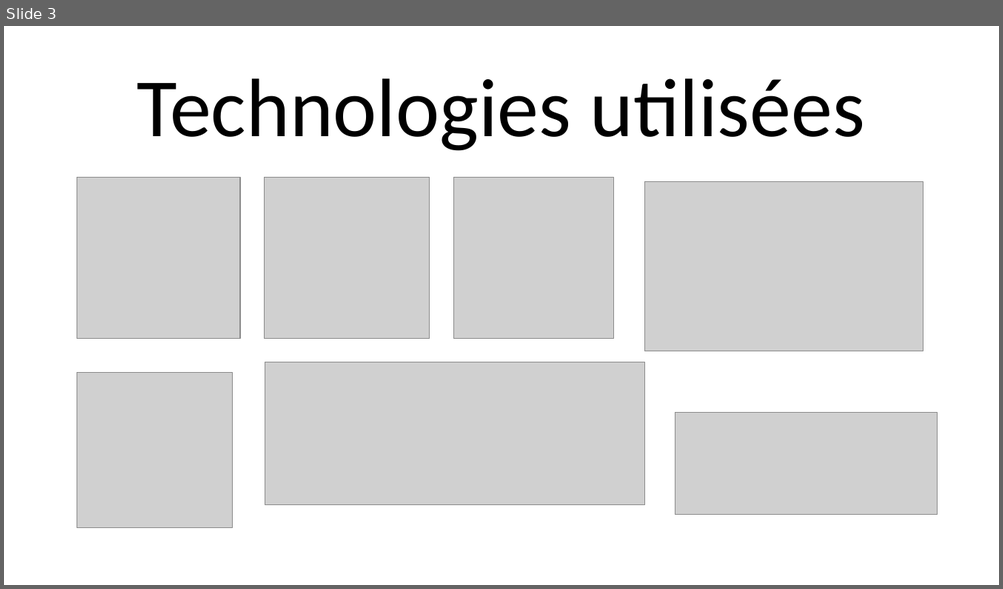
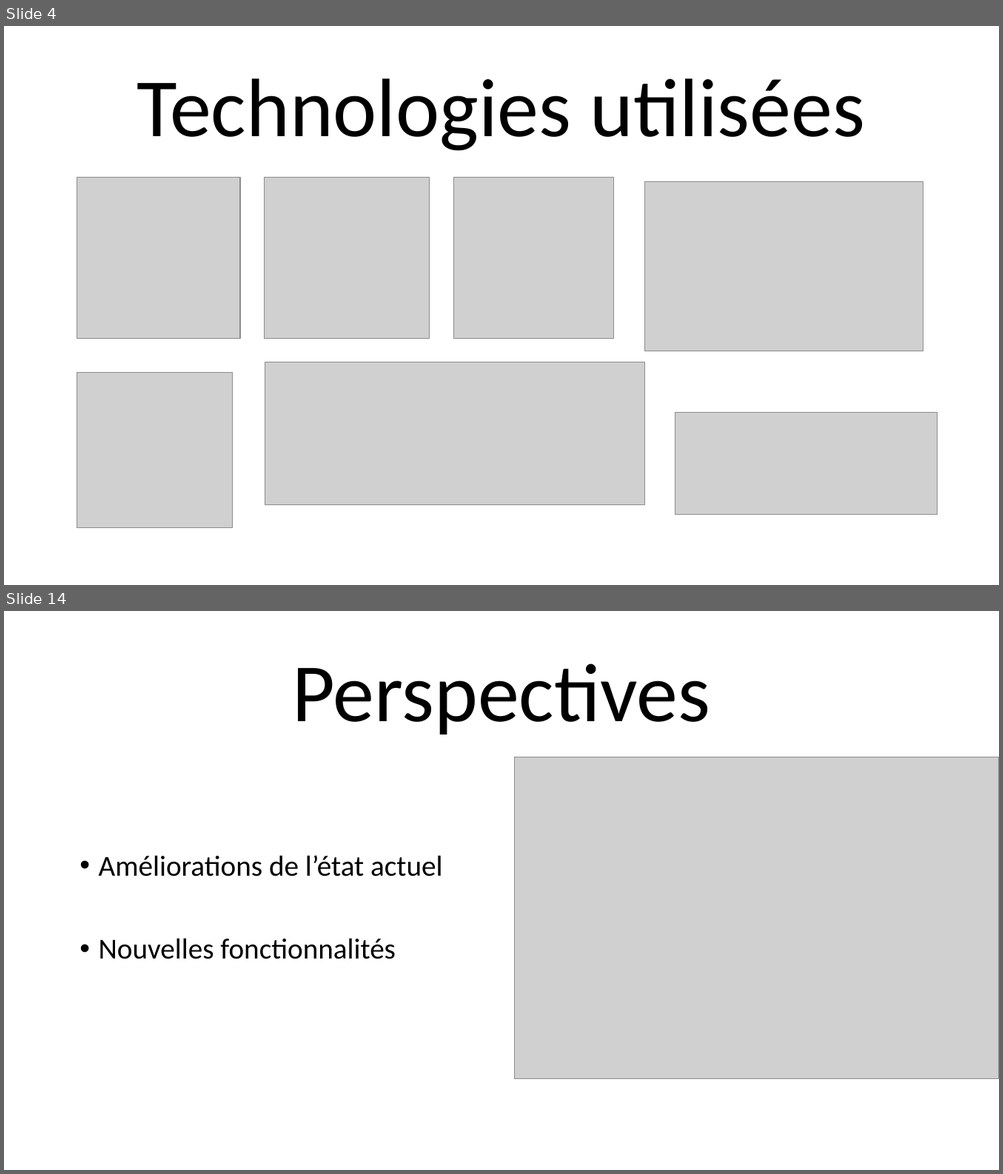
Before and after one commit to NicolasFuchs/SAS, a slide deck: Presentation/Presentation.pptx. Shown one above the other, each under a label of ours: slide 3 before the commit, slides 4 and 14 after it; the slides between them are not shown. The pictures are 1003x589 and 1003x1174 pixels, drawn with LibreOffice and Linux fonts; fonts in the diff are those of the drawing; grey boxes stand for pictures; background and template pictures are left out. Boxes give left, top, right and bottom in pixels: in the first picture for what was removed or moved away, otherwise in the second. Text is boxed around its words. In the diff, an @@ line names an element or a change of style, - is before the commit and + after.

```diff
--- a/Presentation/Presentation.pptx
+++ b/Presentation/Presentation.pptx
@@ slide 14 added at [4,611,999,1170], background picture (left out) @@
@@ title added at [292,664,710,735], 80 pt, text #000000 @@
+Perspectives
@@ picture added at [515,758,999,1079] @@
@@ text added at [99,855,442,960], 28 pt, text #000000 @@
+• Améliorations de l’état actuel
+• Nouvelles fonctionnalités
@@ what was slide 3 is now slide 4 @@
```
Also in this commit, not shown: 8 slides changed, 3 other slides added, 2 slides removed, 3 other files.
